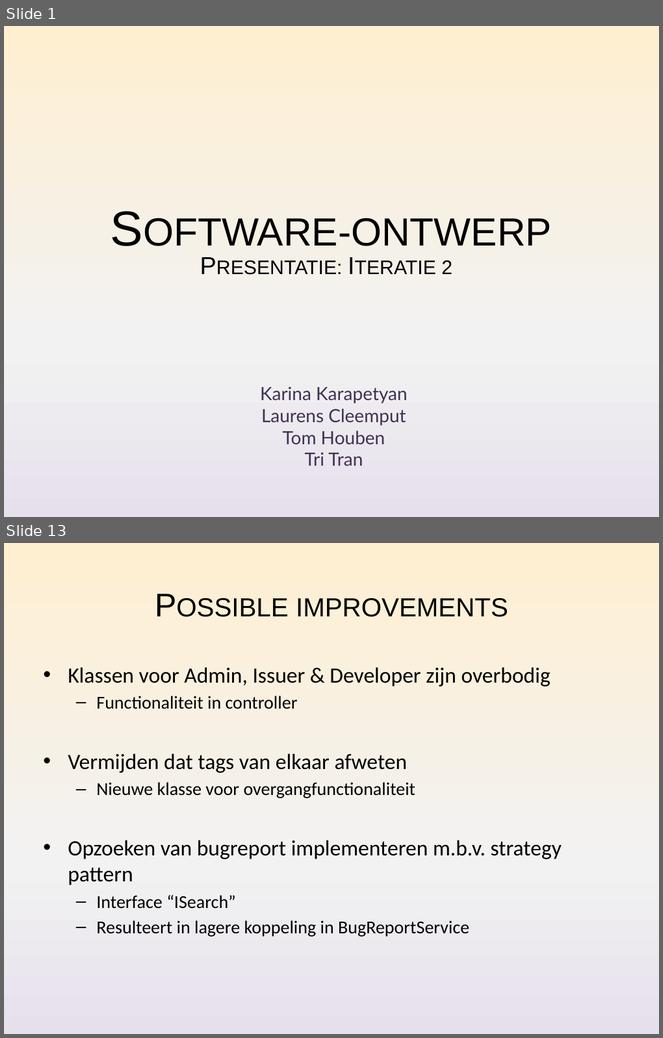
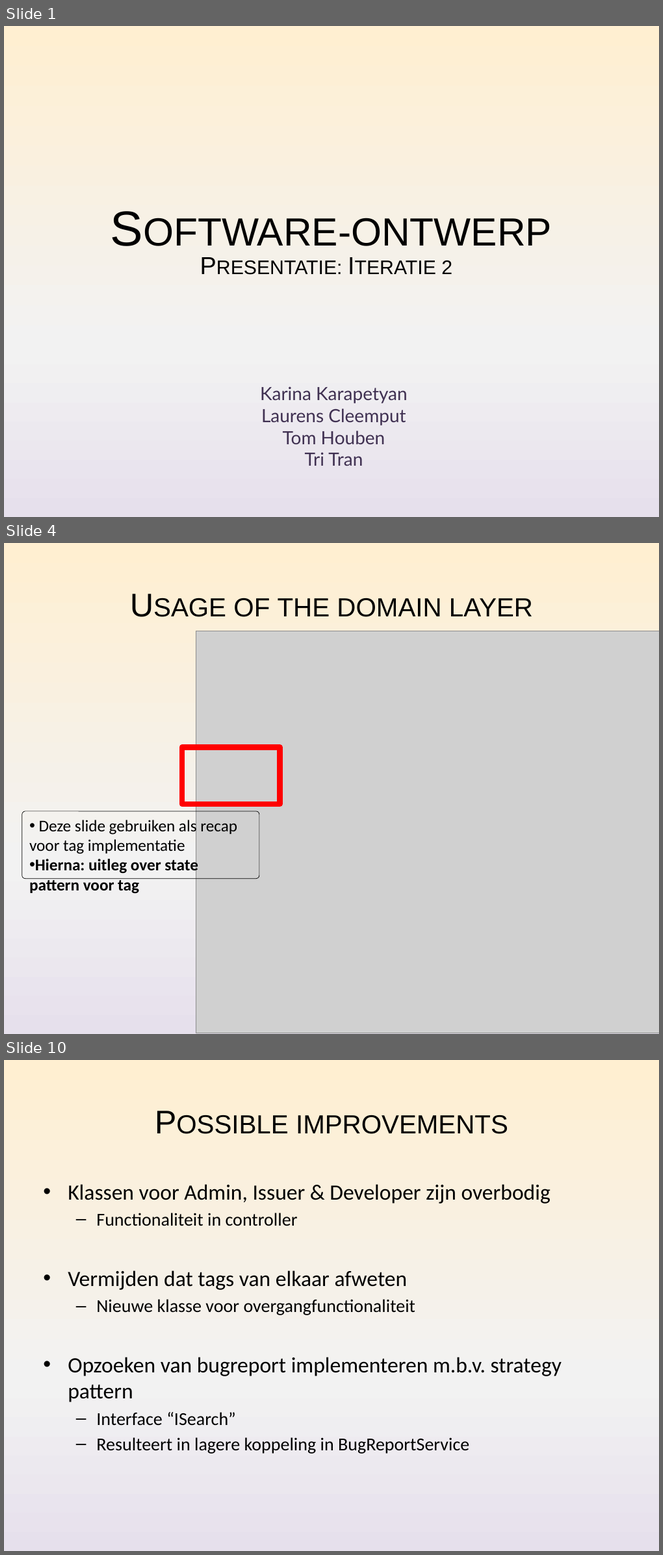
Before and after one commit to Nickelium/Software-Development, a slide deck: Presentaties/Iteratie 2/SWOP Presentatie 2 Inhoud.pptx. Shown one above the other, each under a label of ours: slides 1 and 13 before the commit, slides 1, 4 and 10 after it; the slides between them are not shown. The pictures are 663x1038 and 663x1555 pixels, drawn with LibreOffice and Linux fonts; fonts in the diff are those of the drawing; grey boxes stand for pictures. Boxes give left, top, right and bottom in pixels: in the first picture for what was removed or moved away, otherwise in the second. Text is boxed around its words. In the diff, an @@ line names an element or a change of style, - is before the commit and + after.

```diff
--- a/Presentaties/Iteratie 2/SWOP Presentatie 2 Inhoud.pptx
+++ b/Presentaties/Iteratie 2/SWOP Presentatie 2 Inhoud.pptx
@@ slide 4 added at box(4, 543, 659, 1034), background gradient #FFEFD1 to #F2F2F2 to #E6E0EC @@
@@ title added at box(233, 598, 533, 617), 36 pt, text #000000, small capitals @@
+Usage of the domain layer
@@ picture added at box(196, 631, 659, 1033) @@
@@ rectangle added at box(182, 747, 280, 804), outline #FF0000 6 pt @@
@@ rounded rectangle added at box(22, 811, 259, 879), outline #000000 0.5 pt, 18 pt, text #000000 @@
+• Deze slide gebruiken als recap voor tag implementatie
+• Hierna: uitleg over state pattern voor tag
@@ what was slide 13 is now slide 10 @@
```
Also in this commit, not shown: 6 slides changed, 5 other slides added, 9 slides removed.
